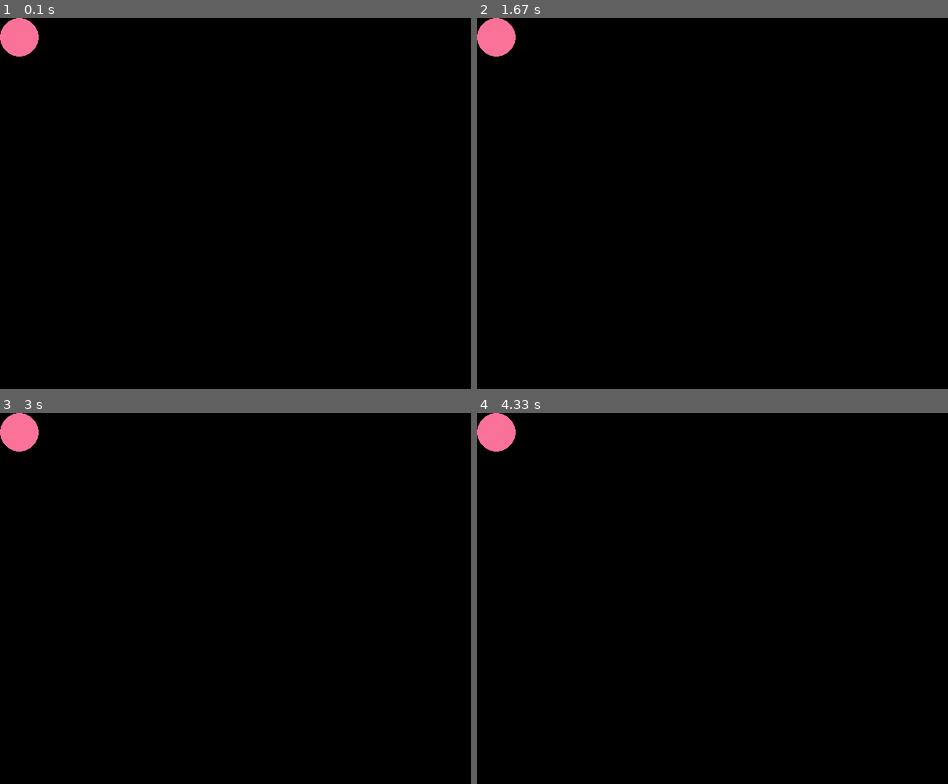
Above: before the commit, frames 1-4 (two rows, left to right).
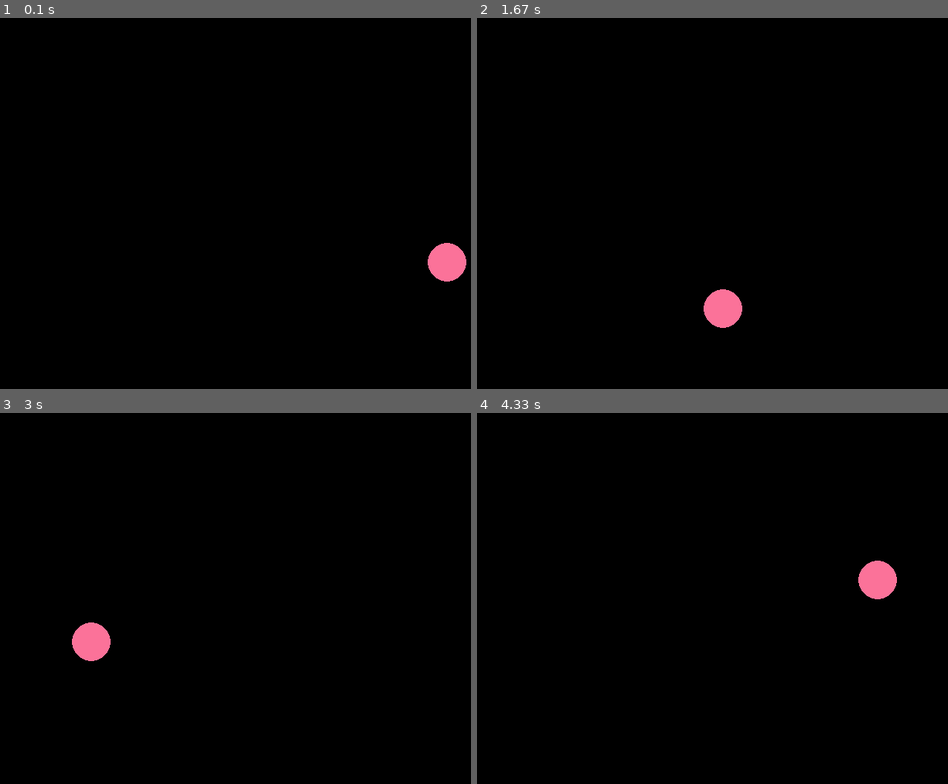
Above: after the commit, the same moments.

Repository: infProgram/inf371_spring2022-qwqVictor
Game: pygame game, started from pygame_practices/1SimpleTutorial.py
The game is run twice, just before and just after one commit, with the same random seed, the same clock (stepped at 60 frames per second) and the same inputs.
Inputs:
- Up to frame 1 (0.1 s): no input
- Up to frame 2 (1.67 s): no input
- Up to frame 3 (3 s): no input
- Up to frame 4 (4.33 s): no input

The runs differ from the first frame. In frame 1, 1.3% of the frame differs, in the area x 0-100%, y 0-72%; in frame 2, 1.3%; in frame 3, 1.3%; in frame 4, 1.3%.

Commit message:
feat(pygame_practices.1): make the ball running

Diff:
--- a/pygame_practices/1SimpleTutorial.py
+++ b/pygame_practices/1SimpleTutorial.py
@@ -1,15 +1,14 @@
 import sys
 import pygame
+import random
 
 pygame.init()
 window_size = (640, 480)
 screen = pygame.display.set_mode(window_size)
+speed = [10, 10]
+ball = pygame.Surface((50, 50))
+ball_rect = pygame.draw.circle(ball, (0xfb, 0x72, 0x99), (25, 25), 25).move((random.randint(25, window_size[0] - 25), random.randint(25, window_size[1] - 25)))
 
-ball = pygame.Surface((50, 50))
-ball_rect = pygame.draw.circle(ball, (0xfb, 0x72, 0x99), (25, 25), 25)
-
-screen.blit(ball, ball_rect)
-pygame.display.flip()
 running = True
 while running:
     for event in pygame.event.get():
@@ -18,6 +17,13 @@
             running = False
             break
     if running:
-        pass
+        ball_rect = ball_rect.move(*speed)
+        if ball_rect.left <= 0 or ball_rect.right >= window_size[0]:
+            speed[0] = -speed[0]
+        if ball_rect.top <= 0 or ball_rect.bottom >= window_size[1]:
+            speed[1] = -speed[1]
+        screen.fill((0, 0, 0))
+        screen.blit(ball, ball_rect)
+        pygame.display.flip()
 
 pygame.quit()
